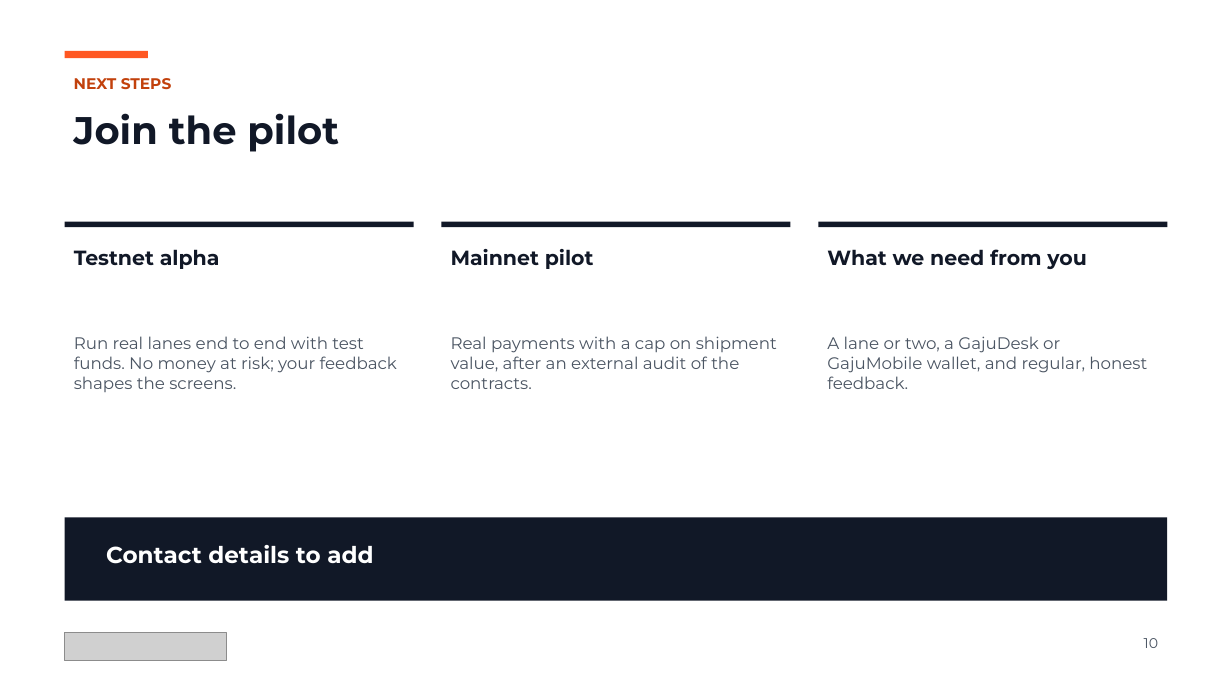
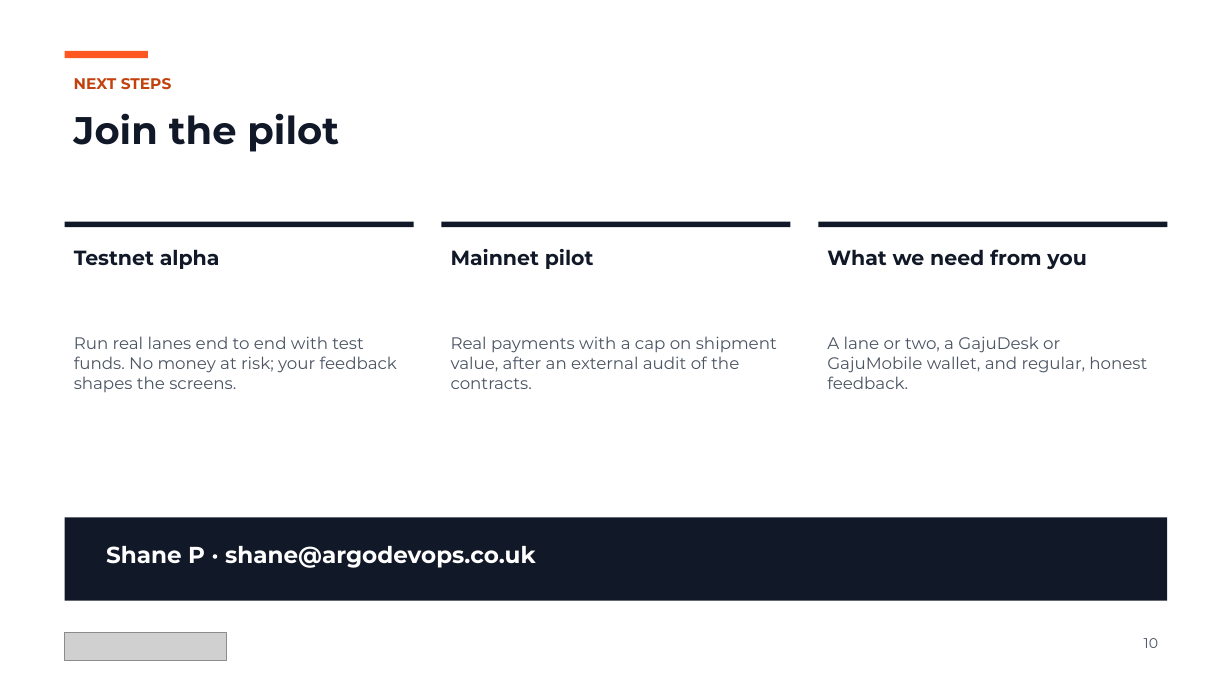
Before and after one commit to shanepreater/gajufreight, a slide deck: slide 10 of docs/pitch/gajufreight-pitch-deck.pptx. Drawn at 1232x693 pixels with LibreOffice and Linux fonts; fonts in the diff are those of the drawing; grey boxes stand for pictures. Boxes give left, top, right and bottom in pixels: in the first picture for what was removed or moved away, otherwise in the second. Text is boxed around its words. In the diff, an @@ line names an element or a change of style, - is before the commit and + after.

Commit message:
docs(pitch): add contact details to the deck's closing slide
The CONTACT slide still showed a placeholder, so the deck couldn't
go to a customer. It now names Shane P at the Argo email.

```diff
--- a/docs/pitch/gajufreight-pitch-deck.pptx
+++ b/docs/pitch/gajufreight-pitch-deck.pptx
@@ text at (106,546,536,568): text changed @@
-Contact details to add
+Shane P · shane@argodevops.co.uk
```
Also in this commit, not shown: 1 other file.
